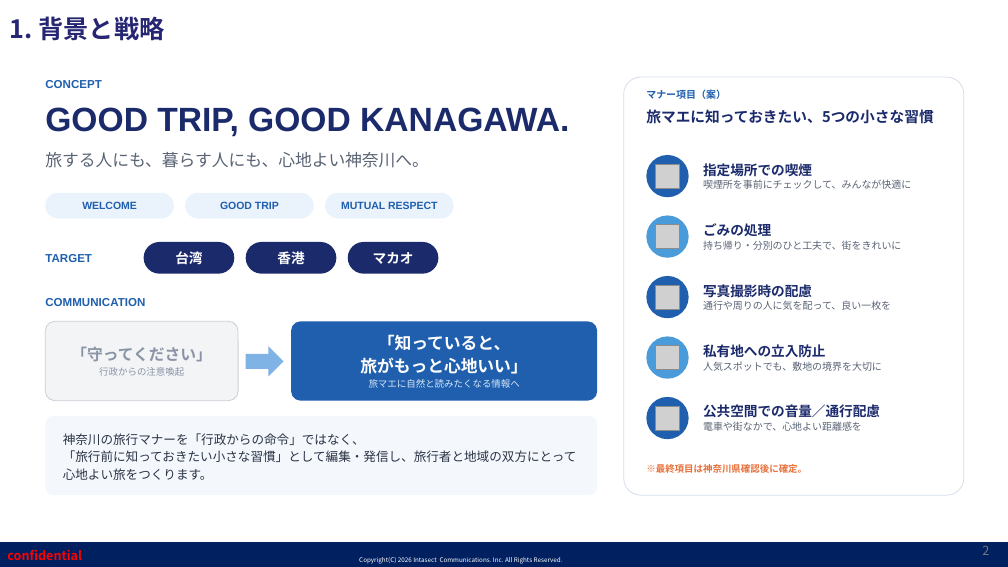
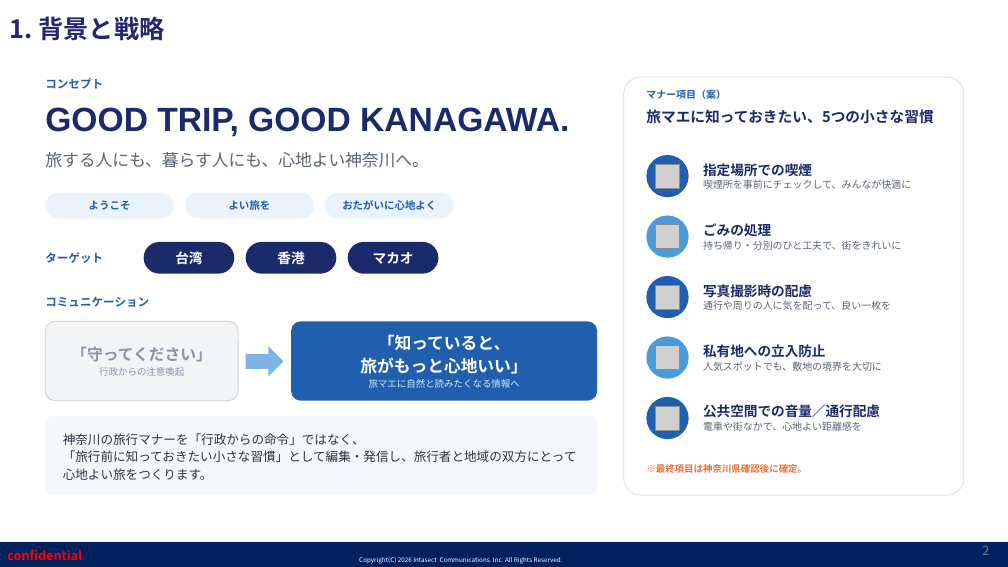
Before and after one commit to shelleychenyi/proposal, a slide deck: slide 2 of 神奈川縣/【インタセクト】神奈川県様_台湾・香港・マカオ向け2027年年始観光マナー啓発プロモーション_202609_日本語版.pptx. Drawn at 1008x567 pixels with LibreOffice and Linux fonts; fonts in the diff are those of the drawing; grey boxes stand for pictures; background and template pictures are left out. Boxes give left, top, right and bottom in pixels: in the first picture for what was removed or moved away, otherwise in the second. Text is boxed around its words. In the diff, an @@ line names an element or a change of style, - is before the commit and + after.

```diff
--- a/神奈川縣/【インタセクト】神奈川県様_台湾・香港・マカオ向け2027年年始観光マナー啓発プロモーション_202609_日本語版.pptx
+++ b/神奈川縣/【インタセクト】神奈川県様_台湾・香港・マカオ向け2027年年始観光マナー啓発プロモーション_202609_日本語版.pptx
@@ text at <box>45,78,103,89</box>: text changed; font Arial to Noto Sans CJK JP @@
-CONCEPT
+コンセプト
@@ text in rounded rectangle at <box>89,200,131,210</box>: text changed; font Arial to Noto Sans CJK JP @@
-WELCOME
+ようこそ
@@ text in rounded rectangle at <box>229,200,271,210</box>: text changed; font Arial to Noto Sans CJK JP @@
-GOOD TRIP
+よい旅を
@@ text in rounded rectangle at <box>342,200,436,210</box>: text changed; font Arial to Noto Sans CJK JP @@
-MUTUAL RESPECT
+おたがいに心地よく
@@ text at <box>45,252,103,263</box>: text changed; font Arial to Noto Sans CJK JP @@
-TARGET
+ターゲット
@@ text at <box>45,296,149,307</box>: text changed; font Arial to Noto Sans CJK JP @@
-COMMUNICATION
+コミュニケーション
```
Also in this commit, not shown: 5 other slides changed, 1 slide added, 2 other files.
